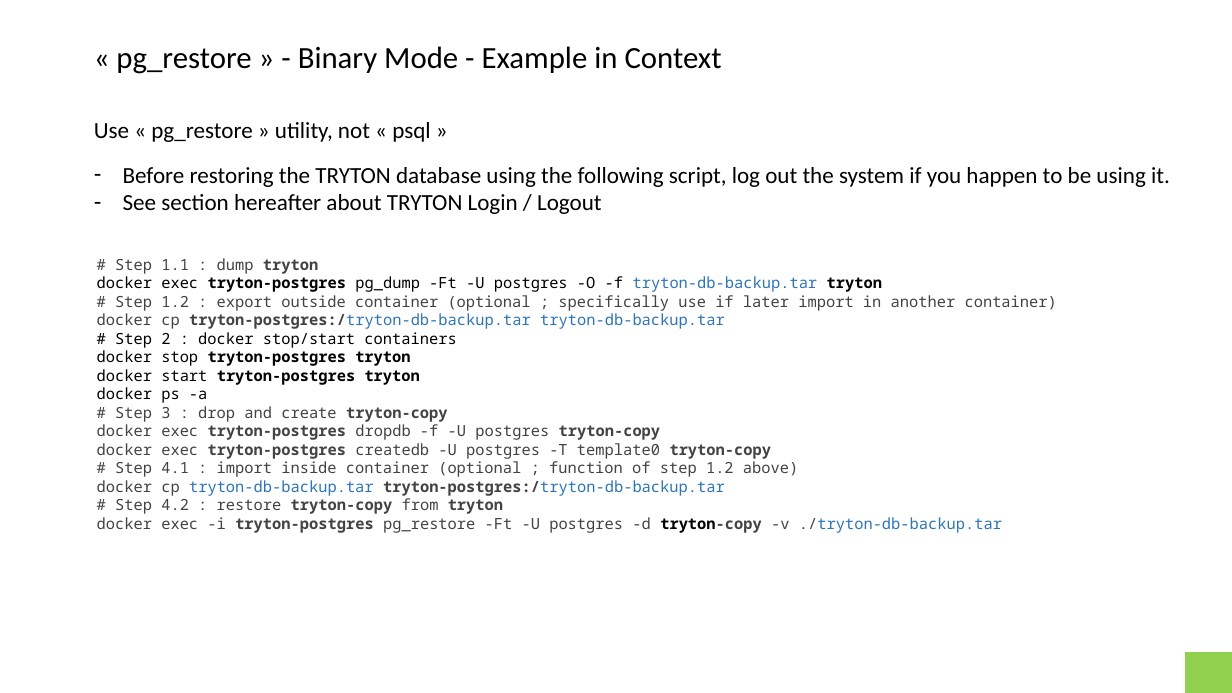
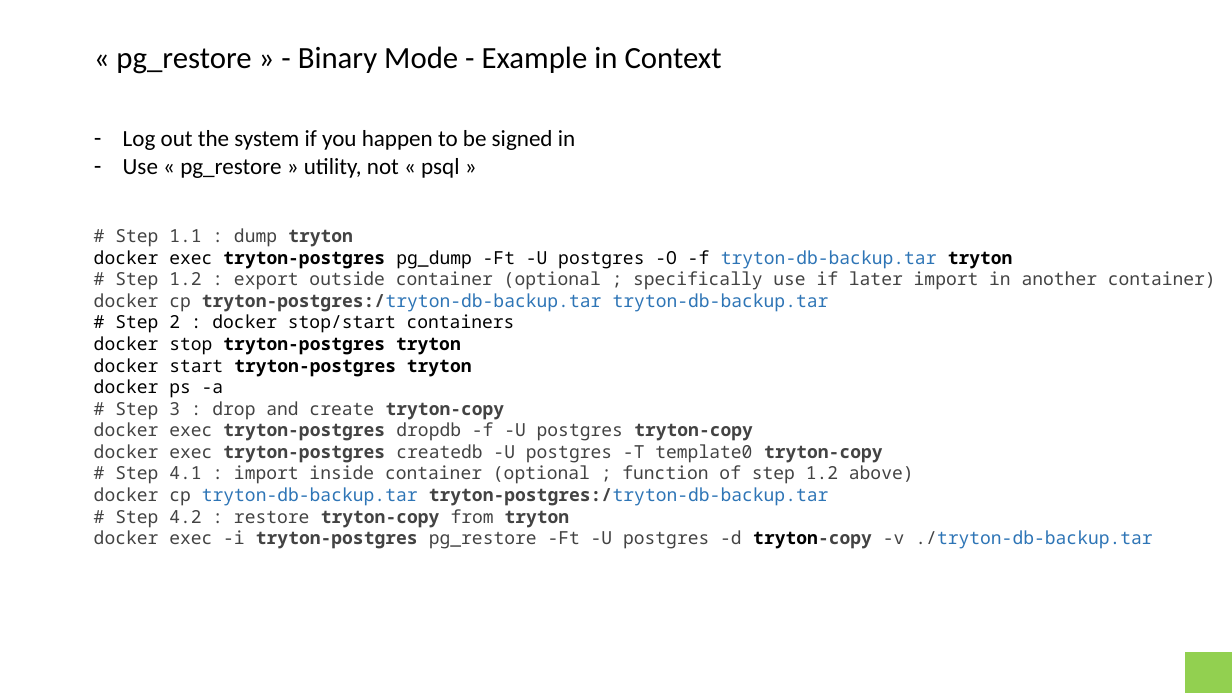
Before and after one commit to clixwise/tryton-by-example, a slide deck: slide 54 of 5.8/Tryton 5.8 - Doc 01.01 - Installation & administration.pptx. Drawn at 1232x693 pixels with LibreOffice and Linux fonts; fonts in the diff are those of the drawing. Boxes give left, top, right and bottom in pixels: in the first picture for what was removed or moved away, otherwise in the second. Text is boxed around its words. In the diff, an @@ line names an element or a change of style, - is before the commit and + after.

```diff
--- a/5.8/Tryton 5.8 - Doc 01.01 - Installation & administration.pptx
+++ b/5.8/Tryton 5.8 - Doc 01.01 - Installation & administration.pptx
@@ text removed at [94, 122, 430, 142] @@
-Use « pg_restore » utility, not « psql »
@@ text at [123, 130, 575, 178]: text changed @@
-– Before restoring the TRYTON database using the following script, log out the system if you happen to be using it.
-– See section hereafter about TRYTON Login / Logout
+– Log out the system if you happen to be signed in
+– Use « pg_restore » utility, not « psql »
@@ text "# Step 1.1 : dump ...": place and size @@
-text "# Step 1.1 : dump ..." at [97, 258, 1057, 533]
+text "# Step 1.1 : dump ..." at [94, 228, 1216, 549]
@@ text "# Step 1.1 : dump ..." at [94, 228, 1216, 549]: size 12 to 14 pt @@
```
Also in this commit, not shown: 3 other slides changed, 4 slides removed, 6 other files.
